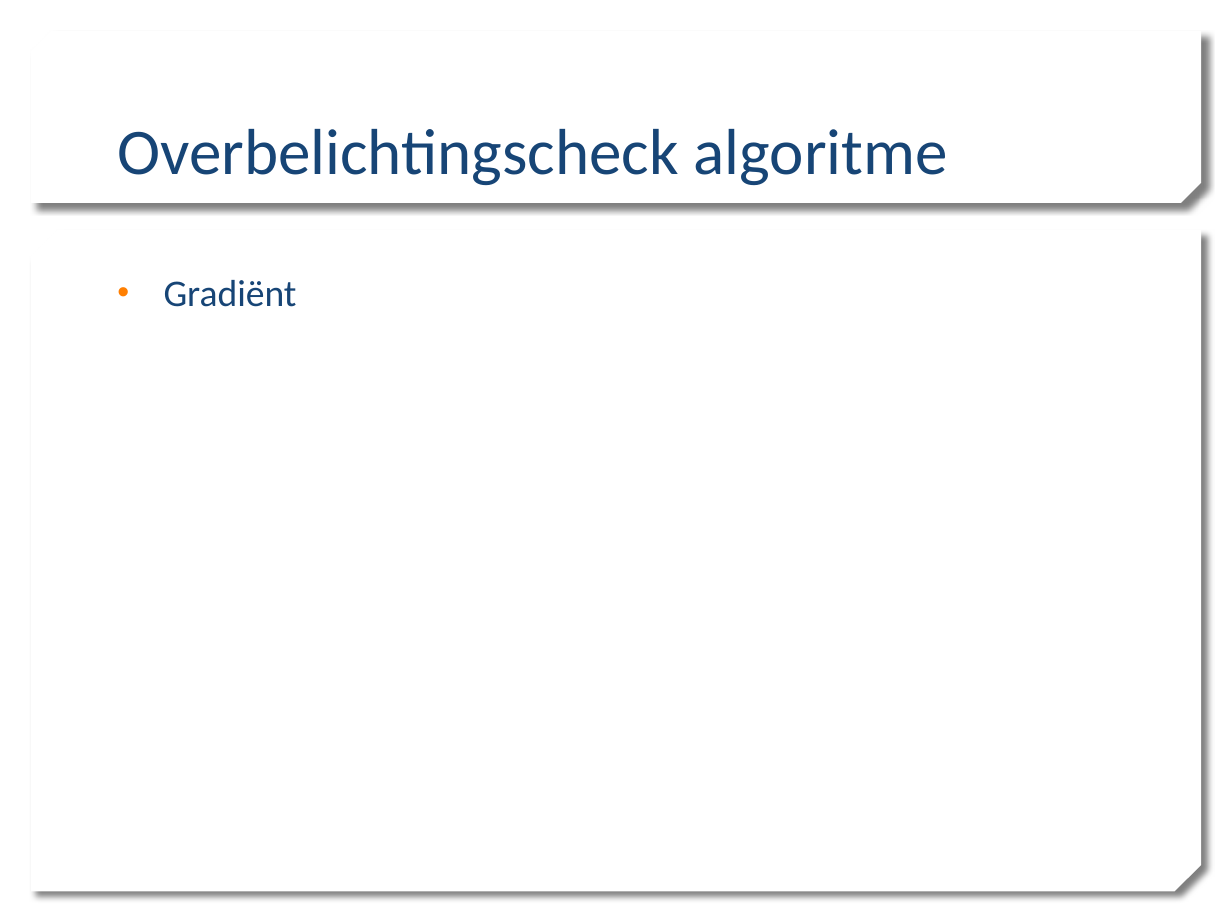
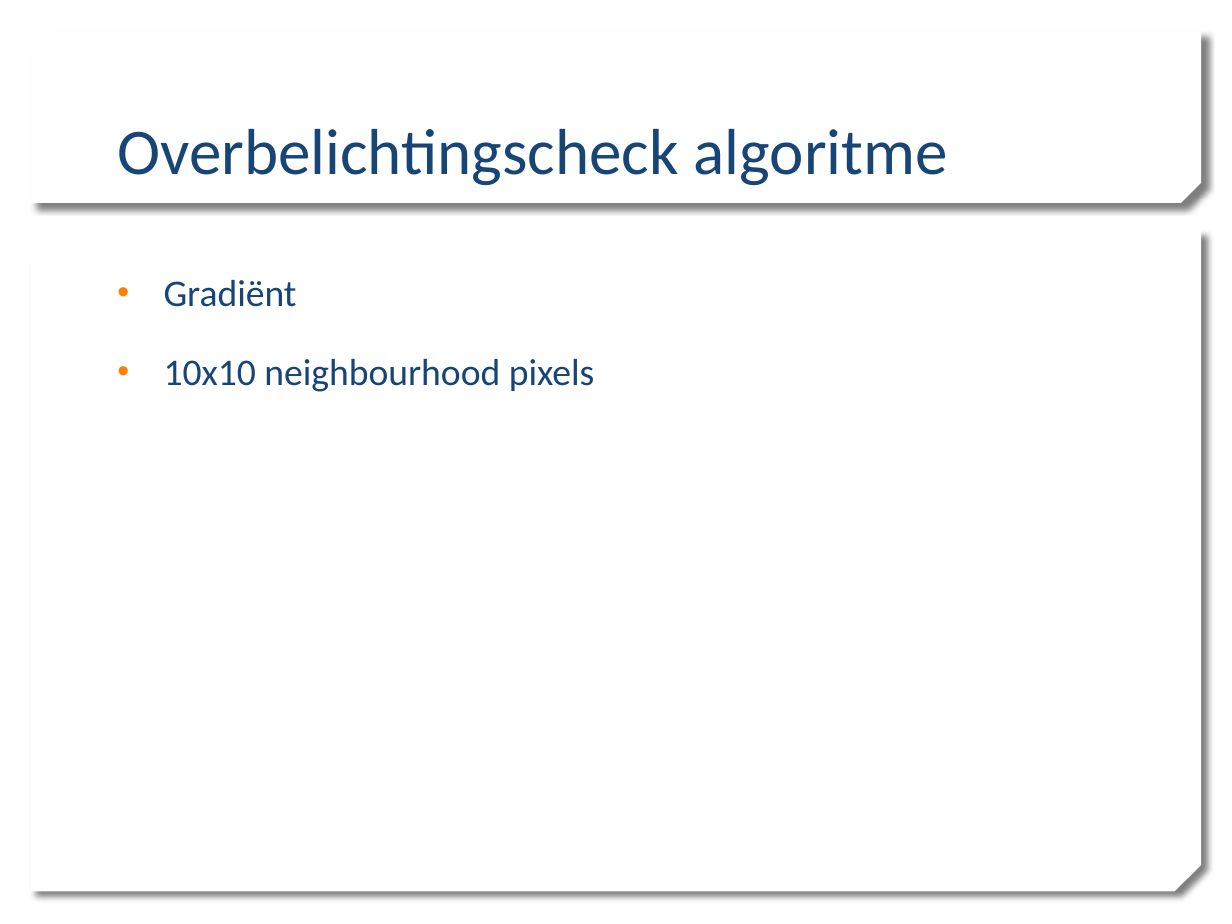
Before and after one commit to madmilla/THO7-Schaduw-belichting, a slide deck: slide 3 of Presentatie.pptx. Drawn at 1232x924 pixels with LibreOffice and Linux fonts; fonts in the diff are those of the drawing; background and template pictures are left out. Boxes give left, top, right and bottom in pixels: in the first picture for what was removed or moved away, otherwise in the second. Text is boxed around its words. In the diff, an @@ line names an element or a change of style, - is before the commit and + after.

```diff
--- a/Presentatie.pptx
+++ b/Presentatie.pptx
@@ text at [164, 359, 595, 392]: paragraph added @@
+• 10x10 neighbourhood pixels
```
Also in this commit, not shown: 1 other slide changed, 2 other files.
